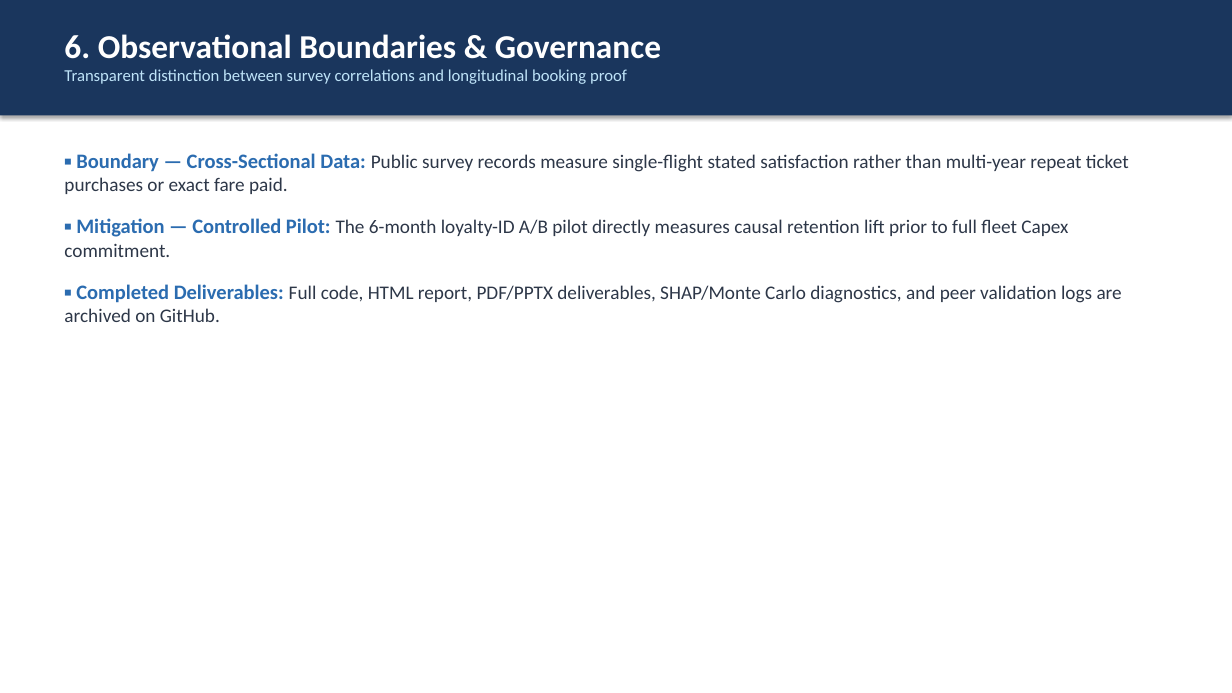
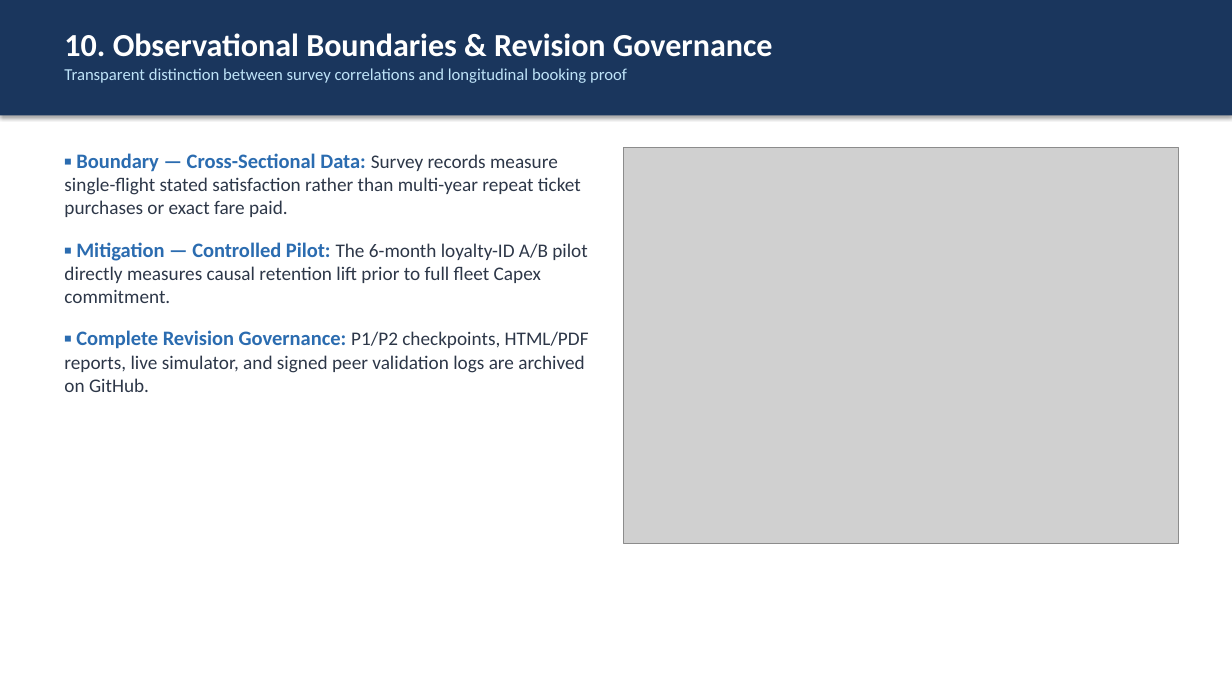
Before and after one commit to Ignacio-Flores-III/airline-passenger-satisfaction-prediction, a slide deck: slide 11 of reports/Stakeholder_Presentation.pptx (slide 7 before the commit). Drawn at 1232x693 pixels with LibreOffice and Linux fonts; fonts in the diff are those of the drawing; grey boxes stand for pictures. Boxes give left, top, right and bottom in pixels: in the first picture for what was removed or moved away, otherwise in the second. Text is boxed around its words. In the diff, an @@ line names an element or a change of style, - is before the commit and + after.

```diff
--- a/reports/Stakeholder_Presentation.pptx
+++ b/reports/Stakeholder_Presentation.pptx
@@ text at (64, 33, 773, 57): text changed; size 26 to 25 pt @@
-6. Observational Boundaries & Governance
+10. Observational Boundaries & Revision Governance
@@ picture added at (624, 148, 1178, 544) @@
@@ text at (64, 153, 581, 217): text changed @@
-▪ Boundary — Cross-Sectional Data: Public survey records measure single-flight stated satisfaction rather than multi-year repeat ticket purchases or exact fare paid.
+▪ Boundary — Cross-Sectional Data: Survey records measure single-flight stated satisfaction rather than multi-year repeat ticket purchases or exact fare paid.
@@ text at (64, 330, 589, 392): text changed @@
-▪ Completed Deliverables: Full code, HTML report, PDF/PPTX deliverables, SHAP/Monte Carlo diagnostics, and peer validation logs are archived on GitHub.
+▪ Complete Revision Governance: P1/P2 checkpoints, HTML/PDF reports, live simulator, and signed peer validation logs are archived on GitHub.
```
Also in this commit, not shown: 4 other slides changed, 5 slides added, 1 slide removed, 2 other files.
